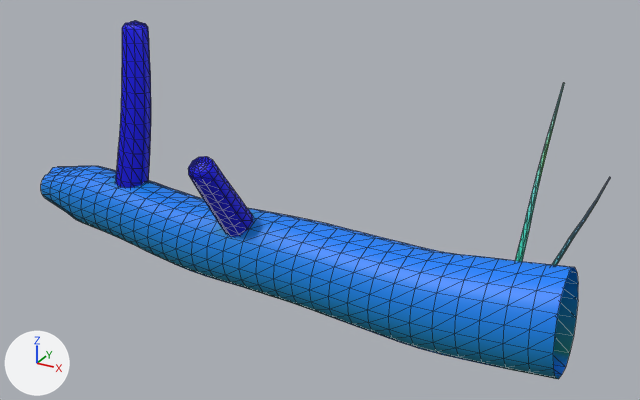
The glTF model src/themes/fall/assets/old-windfall.glb: old version first, new version second.
Rendered twice from a camera (50 mm lens) standing at (4.65, -7.1, 4.63) and looking at (0.5, 0.44, 0.86). Lighting does not change. The marker at lower left points along +X, +Y and +Z. The older version comes first. Mesh edges are drawn as thin lines. Where no turn or scale is listed for an object, it has been applied to the vertices. Vertices at exactly the same position are counted once.

Names of what the first picture shows: 'bark'.
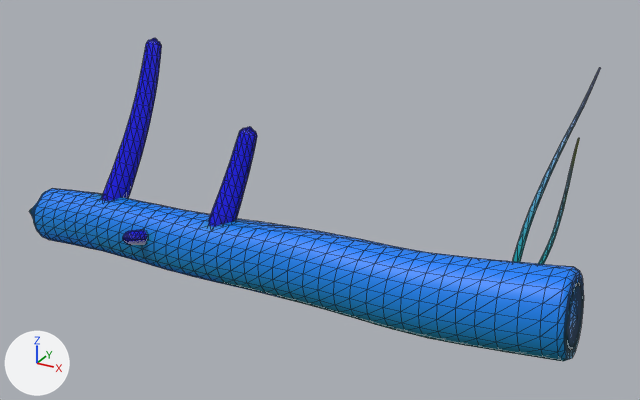
Where the newer file only moved an object's origin or applied its transform, the numbers keep the older frame.

Pixel boxes [x1, y1, x2, y2] of what changed, in the pictures (640 x 400 px):
'bark', reshaped, moved, rescaled (10% shorter): before [41, 21, 611, 379]; after [29, 38, 601, 361]
part 1 of me_bark, rebuilt (19% shorter): before [41, 166, 578, 379]; after [29, 188, 584, 361]
part 2 of me_bark, rebuilt (68% wider): before [115, 21, 151, 188]; after [101, 38, 162, 201]
part 3 of me_bark, rebuilt: before [515, 83, 565, 262]; after [512, 68, 601, 262]
part 4 of me_bark, added (blue): after [209, 127, 257, 227]
part 5 of me_bark, added: after [123, 230, 147, 245]
part 6 of me_bark, added: after [538, 138, 580, 264]
part 7 of me_bark, deleted (blue): before [188, 157, 253, 237]
part 8 of me_bark, deleted: before [552, 177, 611, 265]

What the commit changed:
me_bark is used by ob_bark; location (0.115, 0.26, 1.229); scale (3.22, 1.04, 1.33).
me_bark had 1008 vertices, 1920 faces and spanned x -1.0..1.0, y -1.0..1.0, z -1.0..1.0.
me_bark now has 1700 vertices, 3264 faces and spans x -1.0..1.0, y -1.0..1.0, z -1.0..1.0.
me_bark part 1: the loose piece of 558 vertices spanning x -1.0..1.0, y -0.87..0.22, z -1.0..-0.19 is rebuilt with 990 vertices and now spans x -1.0..1.0, y -1.0..0.06, z -1.0..-0.09.
me_bark part 2: the loose piece of 170 vertices spanning x -0.66..-0.51, y -0.35..0.17, z -0.61..1.0 is rebuilt with 190 vertices and now spans x -0.64..-0.52, y -0.45..0.65, z -0.62..0.83.
me_bark part 3: the loose piece of 65 vertices spanning x 0.73..0.82, y 0.58..0.87, z -0.93..0.78 is rebuilt with 65 vertices and now spans x 0.73..0.9, y 0.52..0.93, z -0.63..1.0.
me_bark part 4: a new loose piece of 150 vertices spanning x -0.16..-0.05, y -0.62..0.09, z -0.53..0.35, in mat_defaultmaterial.
me_bark part 5: a new loose piece of 110 vertices spanning x -0.41..-0.34, y -0.99..-0.56, z -0.67..-0.49, in mat_defaultmaterial.
me_bark part 6: a new loose piece of 65 vertices spanning x 0.79..0.86, y 0.64..1.0, z -0.62..0.46, in mat_defaultmaterial.
Part 7, on me_bark:
150 vertices are removed from x -0.14..0.01, y -1.0..-0.15, z -0.68..0.25.
280 faces are deleted.
Part 8, on me_bark:
65 vertices are removed from x 0.79..0.98, y 0.69..1.0, z -0.93..0.1.
120 faces are deleted.
Other edits to the shape of me_bark do not show in these pictures.
Object 'bark' (ob_bark) moves from (0.115, 0.26, 1.229) to (-0.067, 0.39, 1.083).
Object 'bark' (ob_bark) is rescaled from (3.22, 1.04, 1.33) to (3.46, 0.917, 1.36).
